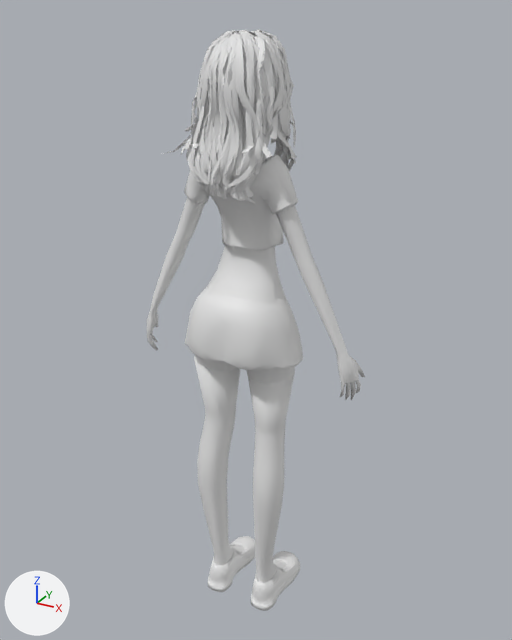
What one commit did to the FBX model Assets/_Game/_3DAssets/Other New Character/Female_003.fbx.
Rendered twice from a camera (50 mm lens) standing at (0.0271, -0.0472, 0.0127) and looking at (0.0003, 0.0017, -0.0117). Every picture has the same lights, and +X, +Y and +Z are marked at lower left. Where no turn or scale is listed for an object, it has been applied to the vertices. Vertices at the same position are counted once.

Script lines for the objects in view, before the commit:
```python
me_shirt_circle_002mesh = bpy.data.meshes.new('shirt_Circle.002mesh')
me_shirt_circle_002mesh.from_pydata(...)  # 8208 vertices, 9047 faces; spans x -0.0104..0.0104, y -0.005..0.0054, z -0.0401..0.0114
ob_shirt_circle_002 = bpy.data.objects.new('shirt_Circle.002', me_shirt_circle_002mesh)
ob_shirt_circle_002.location = (0.0, 0.0, 0.0)
```
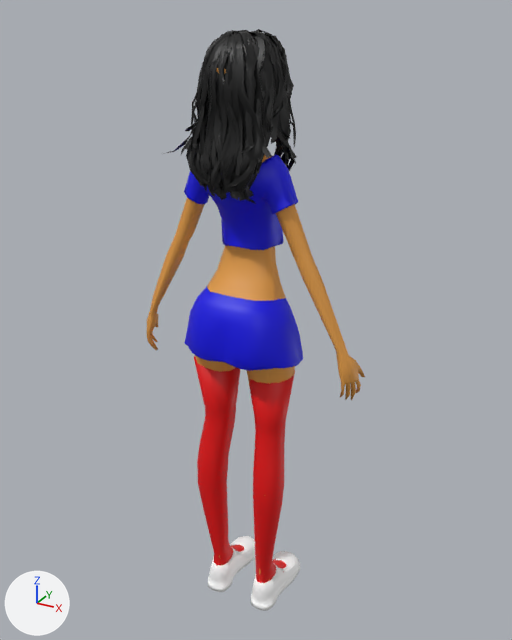
Location of each change, [x1, y1, x2, y2] in pixels of the pictures (512 x 640 px):
```json
{"part": 1, "of": "me_shirt_circle_002mesh", "change": "recoloured", "before": [163, 29, 297, 204], "after": [163, 29, 297, 204], "on screen": "white to black"}
{"part": 2, "of": "me_shirt_circle_002mesh", "change": "recoloured", "before": [184, 154, 303, 371], "after": [184, 154, 303, 371], "on screen": "white to blue"}
{"part": 3, "of": "me_shirt_circle_002mesh", "change": "recoloured", "before": [194, 356, 295, 583], "after": [194, 356, 295, 583], "on screen": "white to red"}
{"part": 4, "of": "me_shirt_circle_002mesh", "change": "recoloured", "before": [208, 536, 300, 611], "after": [208, 536, 300, 611]}
{"part": 5, "of": "me_shirt_circle_002mesh", "change": "recoloured", "before": [147, 68, 365, 581], "after": [147, 68, 365, 581], "on screen": "white to orange"}
```

Scene script edits in JSON lines:
```json
{"op": "add", "block": "mat_skert", "code": ["mat_skert = principled_material('Skert')", "mat_skert.base_color = (0.000751, 0.0, 0.8)  # blue #0200e7"]}
{"op": "add", "block": "mat_slives", "code": ["mat_slives = principled_material('Slives')", "mat_slives.base_color = (0.8, 0.0, 0.000609)  # red #e70002"]}
{"op": "add", "block": "mat_eye", "code": ["mat_eye = principled_material('Eye')", "mat_eye.base_color = (0.0, 0.0, 0.0)  # black #000000"]}
{"op": "add", "block": "mat_hair", "code": ["mat_hair = principled_material('Hair')", "mat_hair.base_color = (0.0, 0.0, 0.0)  # black #000000"]}
{"op": "add", "block": "mat_shoe", "code": ["mat_shoe = principled_material('Shoe')", "mat_shoe.base_color = (1.0, 1.0, 1.0)  # white #ffffff"]}
{"op": "add", "block": "mat_skin", "code": ["mat_skin = principled_material('Skin')", "mat_skin.base_color = (0.8, 0.352, 0.0666)  # orange #e7a049"]}
{"block": "me_shirt_circle_002mesh", "where": "me_shirt_circle_002mesh.from_pydata(...)  # 8208 vertices, 9047 faces; spans x -0.0104..0.0104, y -0.005..0.0054, z -0.0401..0.0114"}
{"block": "me_shirt_circle_002mesh", "where": "# used by ob_shirt_circle_002; location = (0.0, 0.0, 0.0)"}
{"block": "me_shirt_circle_002mesh", "change": "me_shirt_circle_002mesh part 1: 4562 of the faces centred in x -0.0045..0.0037, y -0.0043..0.0033, z 0.0..0.0113 switch from no material to mat_hair (black #000000)"}
{"block": "me_shirt_circle_002mesh", "change": "me_shirt_circle_002mesh part 2: 1296 of the faces centred in x -0.0053..0.0053, y -0.0037..0.004, z -0.0141..0.0029 switch from no material to mat_skert (blue #0200e7)"}
{"block": "me_shirt_circle_002mesh", "change": "me_shirt_circle_002mesh part 3: 708 of the faces centred in x -0.0044..0.0047, y -0.0024..0.0048, z -0.0395..-0.0152 switch from no material to mat_slives (red #e70002)"}
{"block": "me_shirt_circle_002mesh", "change": "me_shirt_circle_002mesh part 4: 620 of the faces centred in x -0.0039..0.0039, y -0.0021..0.0054, z -0.0401..-0.0369 switch from no material to mat_shoe (white #ffffff)"}
{"block": "me_shirt_circle_002mesh", "change": "me_shirt_circle_002mesh part 5: 1582 of the faces centred in x -0.0103..0.0104, y -0.003..0.0047, z -0.0394..0.0108 switch from no material to mat_skin (orange #e7a049)"}
{"op": "add", "block": "me_shirt_circle_002mesh", "code": "me_shirt_circle_002mesh.materials.append(mat_eye)  # black #000000"}
```
